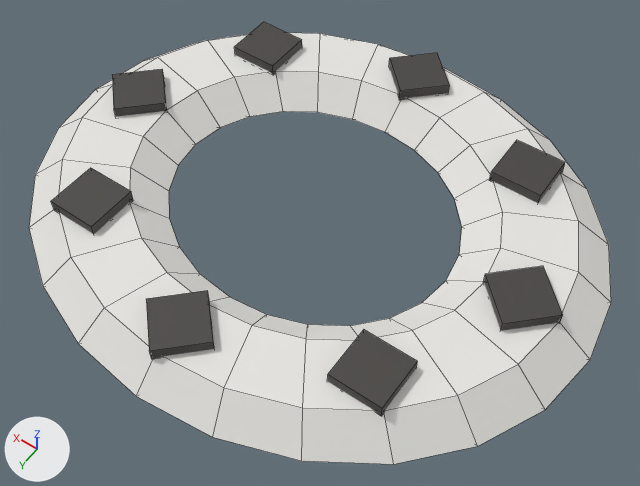
The FBX model Assets/Resources/Wear/Charm.fbx: old version first, new version second.
Before and after are seen from a camera (50 mm lens) standing at (-0.1018, 0.143, 1.0294) and looking at (-0.0069, 0.0101, 0.8207). The axes (+X, +Y, +Z) are drawn at lower left. The lights are the same throughout. The first picture is the older version. Mesh edges are drawn as thin lines.

Names of what the first picture shows: 'Charm'.
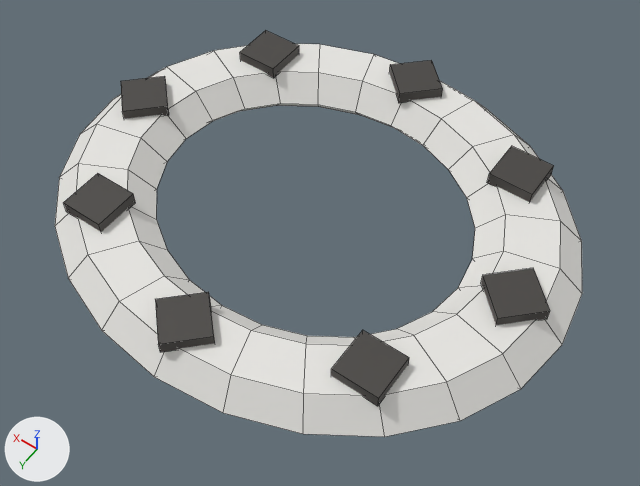
What changed in the scene script:
```text
Change me_charm:
    used by ob_charm; location = (0.0, 0.0, 0.0)
    remove me_charm.from_pydata(...)  # 208 vertices, 192 faces; spans x -0.09..0.09, y -0.073..0.081, z 0.817..0.838
    add me_charm.from_pydata(...)  # 208 vertices, 192 faces; spans x -0.082..0.082, y -0.067..0.075, z 0.818..0.837
    me_charm part 1: the loose piece of 8 vertices spanning x -0.011..0.011, y 0.051..0.074, z 0.834..0.838 is scaled about its middle by (0.875, 0.875, 1), then moved by (0.0, -0.002, -0.001)
    me_charm part 2: the loose piece of 8 vertices spanning x -0.056..-0.04, y 0.037..0.053, z 0.834..0.838 is scaled about its middle by (0.875, 0.875, 1), then moved by (0.001, -0.001, -0.001)
    me_charm part 3: the loose piece of 8 vertices spanning x -0.079..-0.057, y -0.007..0.015, z 0.834..0.838 is scaled about its middle by (0.875, 0.875, 1), then moved by (0.002, 0.0, -0.001)
    me_charm part 4: the loose piece of 8 vertices spanning x -0.056..-0.04, y -0.045..-0.029, z 0.834..0.838 is scaled about its middle by (0.875, 0.875, 1), then moved by (0.001, 0.001, -0.001)
    me_charm part 5: the loose piece of 8 vertices spanning x -0.011..0.011, y -0.066..-0.043, z 0.834..0.838 is scaled about its middle by (0.875, 0.875, 1), then moved by (0.0, 0.002, -0.001)
    me_charm part 6: the loose piece of 8 vertices spanning x 0.04..0.056, y -0.045..-0.029, z 0.834..0.838 is scaled about its middle by (0.875, 0.875, 1), then moved by (-0.001, 0.001, -0.001)
    me_charm part 7: the loose piece of 8 vertices spanning x 0.057..0.079, y -0.007..0.015, z 0.834..0.838 is scaled about its middle by (0.875, 0.875, 1), then moved by (-0.002, 0.0, -0.001)
    me_charm part 8: the loose piece of 8 vertices spanning x 0.04..0.056, y 0.037..0.053, z 0.834..0.838 is scaled about its middle by (0.875, 0.875, 1), then moved by (-0.001, -0.001, -0.001)
    me_charm part 9: 144 of 208 vertices moved; they spanned x -0.09..0.09, y -0.073..0.081, z 0.817..0.835 and now span x -0.082..0.082, y -0.067..0.075, z 0.818..0.834; mean shift (0.0, 0.0, 0.0); largest move (0.09, 0.004, 0.826) -> (0.082, 0.004, 0.826)
```

Location of each change, (x1, y1, x2, y2) in pixels of the pictures (640 x 486 px; the box of a moved part takes in the faces that stretch with it):
'Charm', reshaped (9% narrower, 8% shorter)
    before: (29, 22, 611, 464)
    after: (55, 30, 582, 437)
part 1 of me_charm, moved or reshaped
    before: (146, 290, 214, 359)
    after: (155, 292, 215, 352)
part 2 of me_charm, moved or reshaped
    before: (327, 330, 418, 416)
    after: (331, 330, 409, 406)
part 3 of me_charm, moved or reshaped
    before: (484, 266, 563, 331)
    after: (481, 268, 550, 325)
part 4 of me_charm, moved or reshaped
    before: (489, 140, 565, 203)
    after: (487, 146, 554, 202)
part 5 of me_charm, moved or reshaped
    before: (389, 53, 449, 100)
    after: (389, 60, 442, 103)
part 6 of me_charm, moved or reshaped
    before: (234, 22, 302, 75)
    after: (240, 30, 299, 78)
part 7 of me_charm, moved or reshaped
    before: (112, 69, 167, 117)
    after: (121, 76, 169, 119)
part 8 of me_charm, moved or reshaped
    before: (51, 168, 133, 234)
    after: (63, 173, 135, 232)
part 9 of me_charm, moved or reshaped
    before: (29, 33, 611, 464)
    after: (55, 44, 582, 437)
